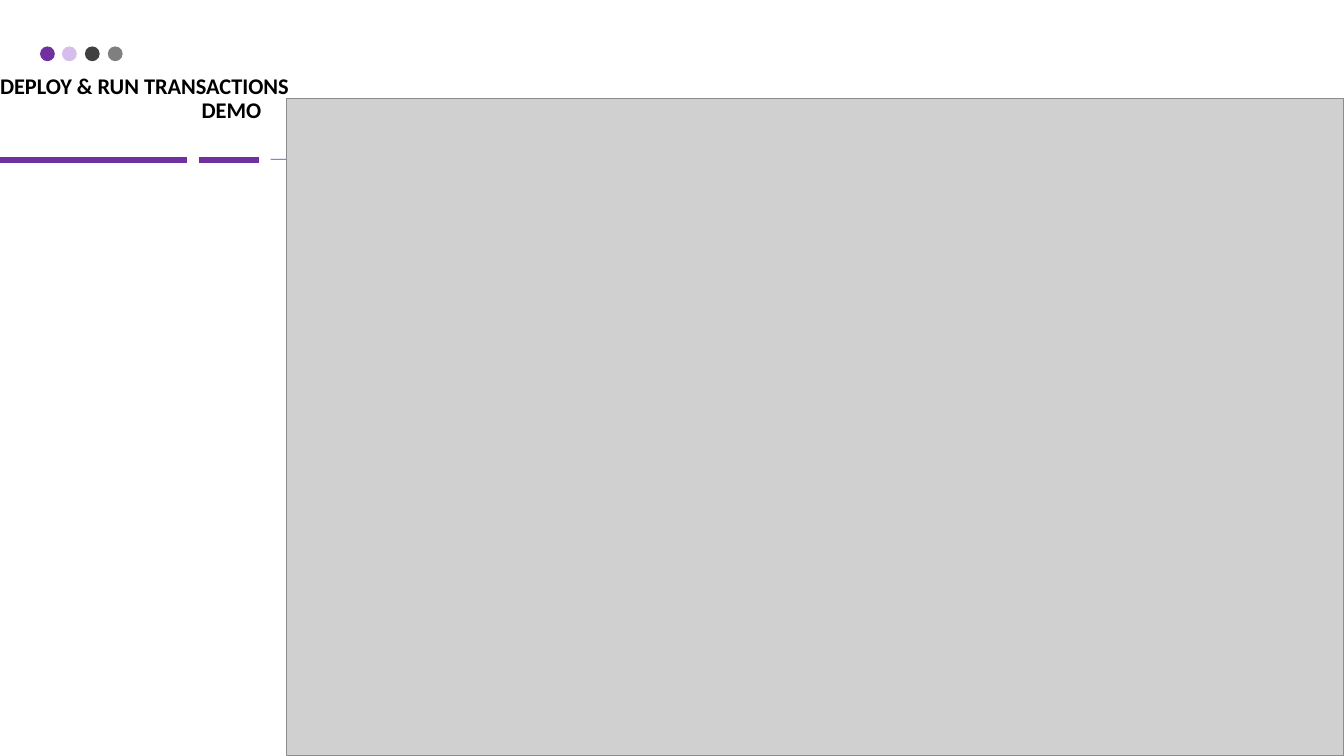
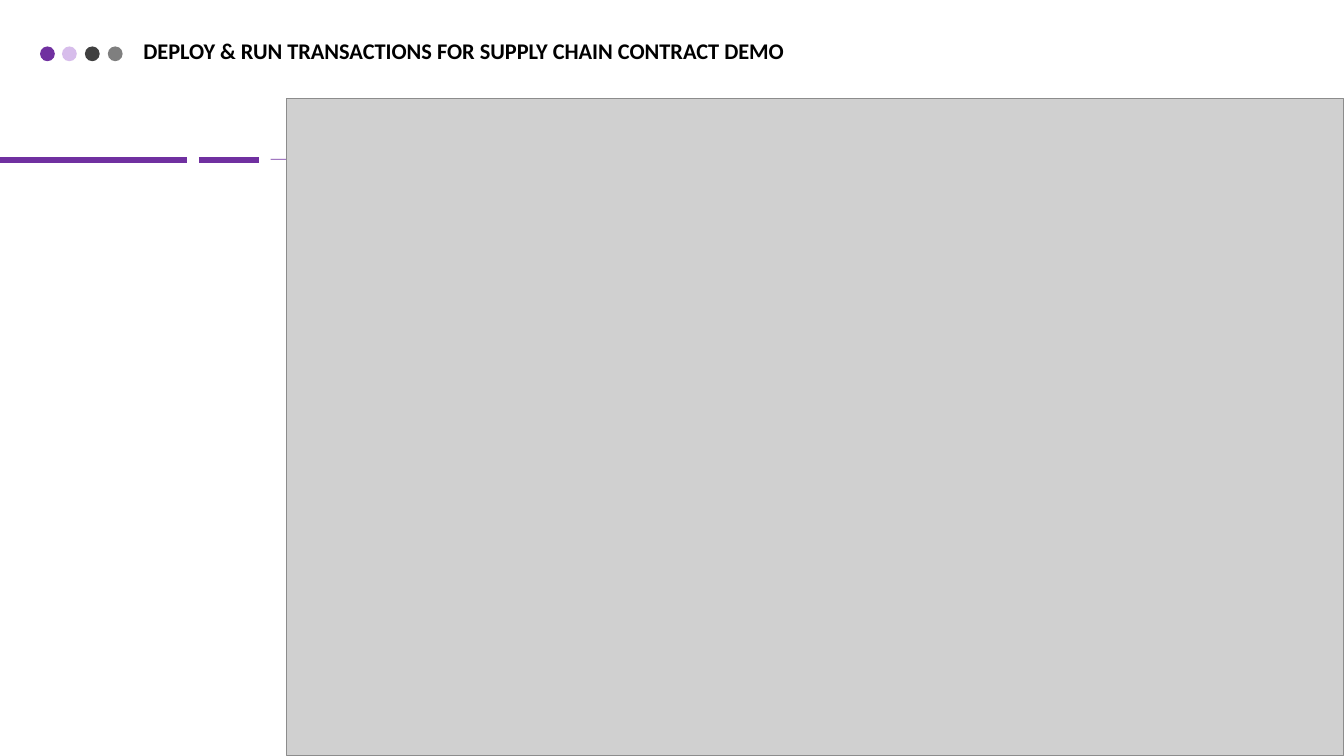
Before and after one commit to kary2003/LostPackages, a slide deck: slide 10 of BlockchainINSupplyChains.pptx. Drawn at 1344x756 pixels with LibreOffice and Linux fonts; fonts in the diff are those of the drawing; grey boxes stand for pictures. Boxes give left, top, right and bottom in pixels: in the first picture for what was removed or moved away, otherwise in the second. Text is boxed around its words. In the diff, an @@ line names an element or a change of style, - is before the commit and + after.

Commit message:
update

```diff
--- a/BlockchainINSupplyChains.pptx
+++ b/BlockchainINSupplyChains.pptx
@@ title at (x1=143, y1=44, x2=784, y2=59): text changed @@
-DEPLOY & RUN TRANSACTIONS
-DEMO
+DEPLOY & RUN TRANSACTIONS FOR SUPPLY CHAIN CONTRACT DEMO
```
